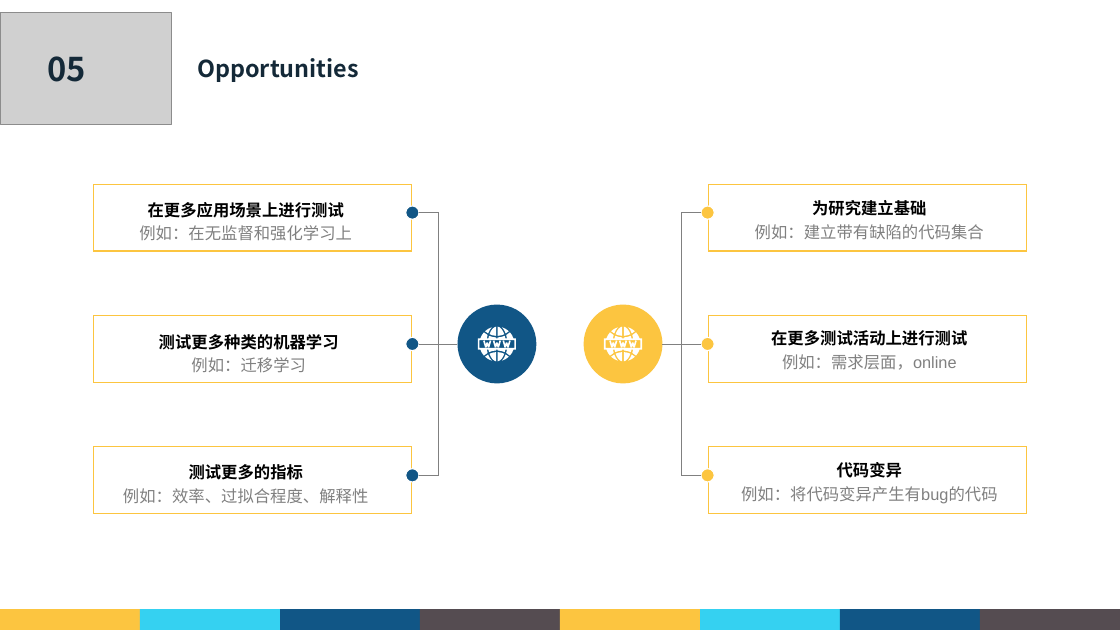
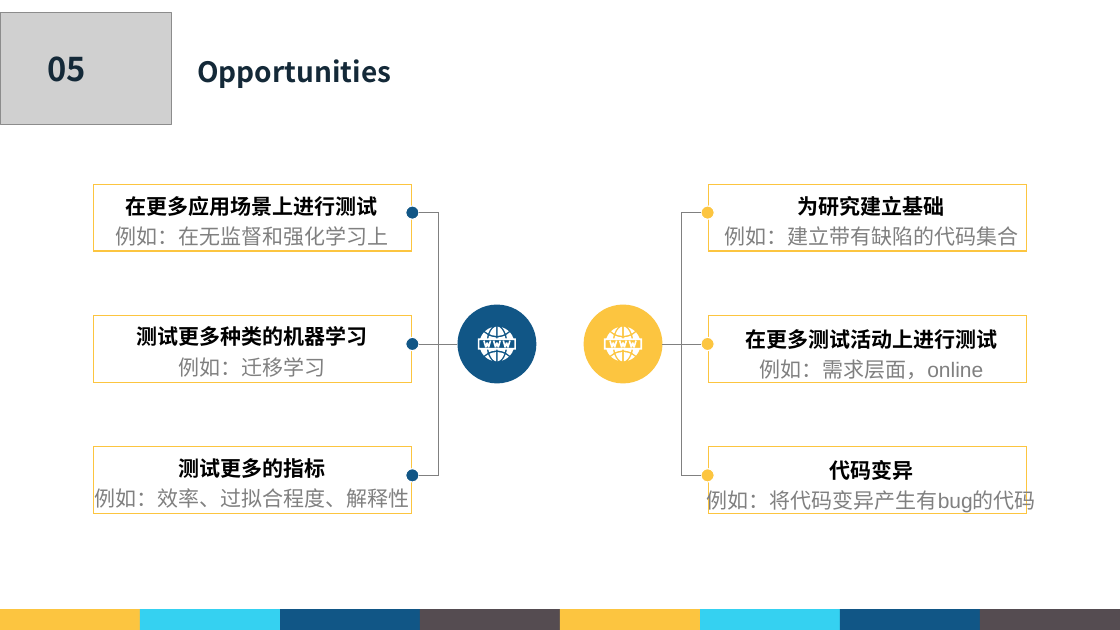
Before and after one commit to GaryHua226/AutomatedTesting, a slide deck: slide 26 of 课堂汇报/郭礼华_181250038.pptx. Drawn at 1120x630 pixels with LibreOffice and Linux fonts; fonts in the diff are those of the drawing; grey boxes stand for pictures; background and template pictures are left out. Boxes give left, top, right and bottom in pixels: in the first picture for what was removed or moved away, otherwise in the second. Text is boxed around its words. In the diff, an @@ line names an element or a change of style, - is before the commit and + after.

Commit message:
change font style

```diff
--- a/课堂汇报/郭礼华_181250038.pptx
+++ b/课堂汇报/郭礼华_181250038.pptx
@@ text "Opportunities" at <box>197,59,391,88</box>: size 20 to 24 pt @@
@@ text "在更多应用场景上进行测试": place and size @@
-text "在更多应用场景上进行测试" at <box>139,202,352,240</box>
+text "在更多应用场景上进行测试" at <box>115,196,388,246</box>
@@ text "为研究建立基础": place and size @@
-text "为研究建立基础" at <box>755,200,984,239</box>
+text "为研究建立基础" at <box>724,196,1018,246</box>
@@ text "测试更多种类的机器学习": place and size @@
-text "测试更多种类的机器学习" at <box>159,334,339,373</box>
+text "测试更多种类的机器学习" at <box>136,326,367,377</box>
@@ size 14 to 18 pt in 6 elements at <box>745,329,997,379</box>, <box>136,326,367,377</box>, <box>115,196,388,246</box>, <box>724,196,1018,246</box>, <box>707,460,1036,513</box>, <box>94,458,409,508</box> @@
@@ text "测试更多的指标": place and size @@
-text "测试更多的指标" at <box>123,464,368,504</box>
+text "测试更多的指标" at <box>94,458,409,508</box>
@@ text "代码变异": place and size @@
-text "代码变异" at <box>741,462,998,504</box>
+text "代码变异" at <box>707,460,1036,513</box>
```
Also in this commit, not shown: 24 other slides changed.
